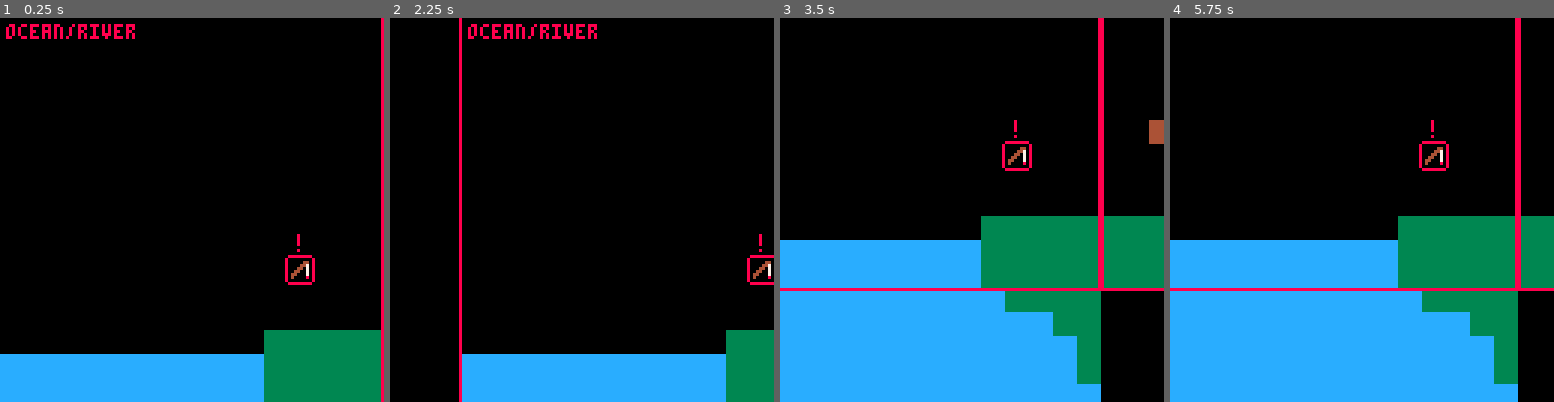
Above: before the commit, frames 1-4 (left to right).
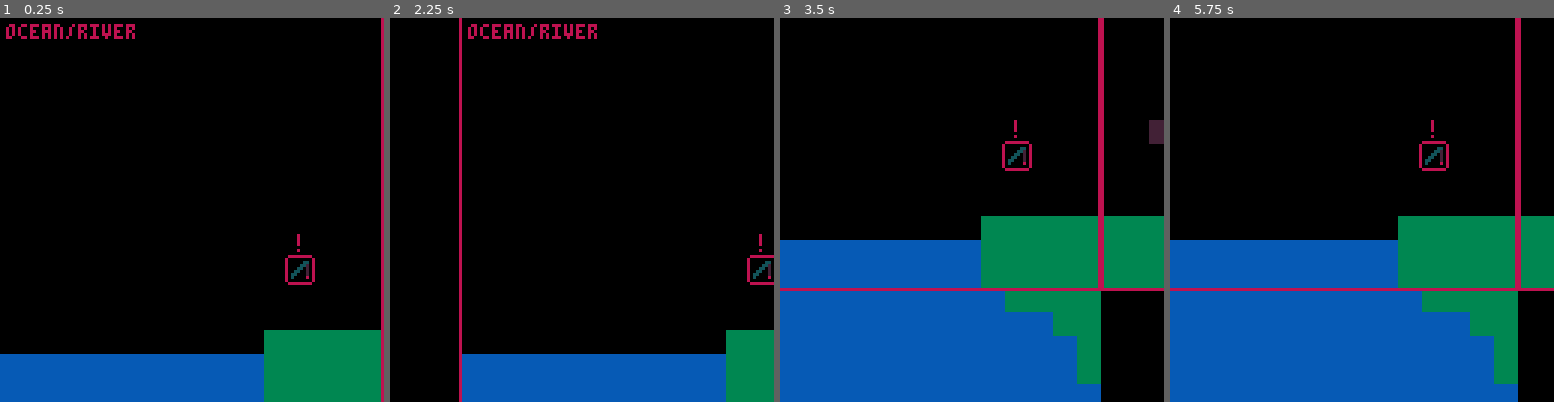
Above: after the commit, the same moments.

Repository: alexhlocke/AlexKotaFirstCart
Game: PICO-8 cartridge map_prototype.p8
Same seed, same stepped clock (60 frames per second), same inputs: the game is played once before the commit and once after it.
Inputs:
- Up to frame 1 (0.25 s): no input
- Up to frame 2 (2.25 s): tap X (X key) at 1.07, 2.07 s; hold Left from 1.97 s (still down)
- Up to frame 3 (3.5 s): release Left at 2.37 s; tap X (X key) every 0.33 s from 2.4 to 3.4 s; hold Down 2.42-2.82 s; hold Right from 2.87 s (still down)
- Up to frame 4 (5.75 s): release Right at 3.53 s; hold Up 3.58-4.08 s; tap X (X key) every 0.33 s from 3.73 to 5.73 s; hold Right 4.13-4.53 s; hold Down 4.58-5.08 s; hold Left from 5.13 s (still down)

The runs differ from the first frame. In frame 1, 10% of the frame differs, in the area x 0-100%, y 0-100%; in frame 2, 10%; in frame 3, 30%; in frame 4, 33%.

Commit message:
Update map_prototype.p8

Diff:
--- a/map_prototype.p8
+++ b/map_prototype.p8
@@ -15,6 +15,10 @@
 
 cam={x=0,y=0}
 speed=1
+
+function _init()
+ reset_pal()
+end
 
 function _update60()
  camera(cam.x,cam.y)
@@ -66,6 +70,61 @@
 end
 
 
+function reset_pal()
+ poke( 0x5f2e, 1 ) --endable hidden colors
+ custom_palette = {[0]=0,1,140,12,131,3,139,130,136,14,142,143,15,13,6,7}
+ pal( custom_palette, 1 )
+end
+…(50 lines of a section not shown)…
 
 
 
Not shown, changed: 56 lines of the sprite sheet (__gfx__) section of map_prototype.p8
